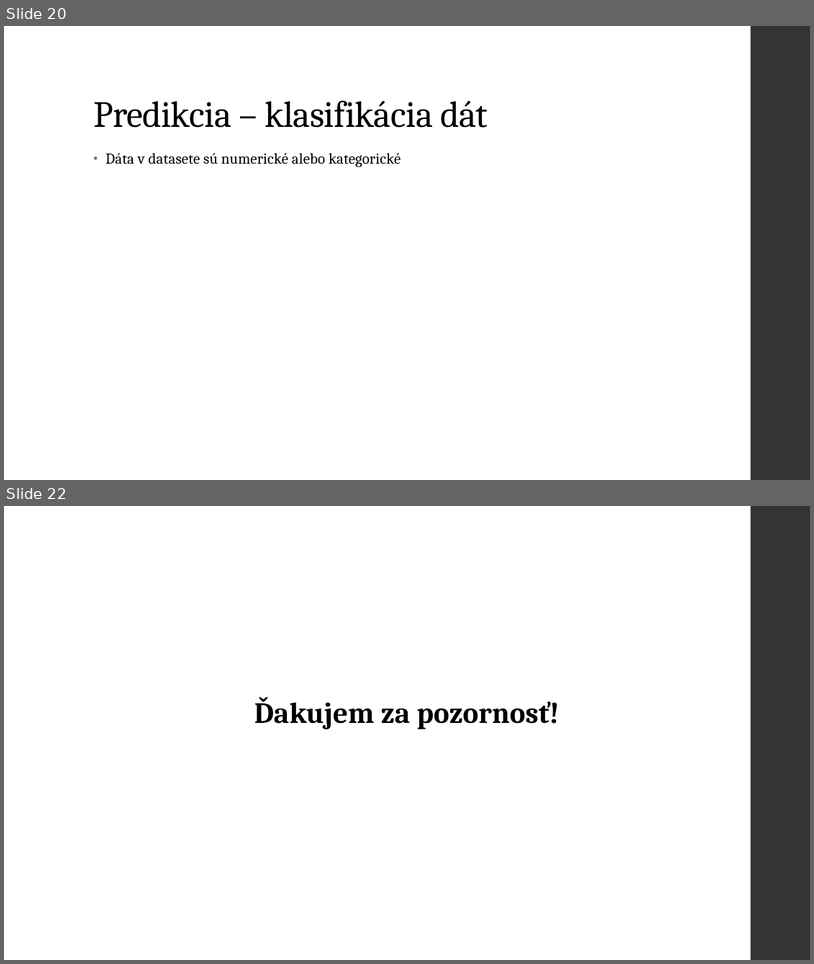
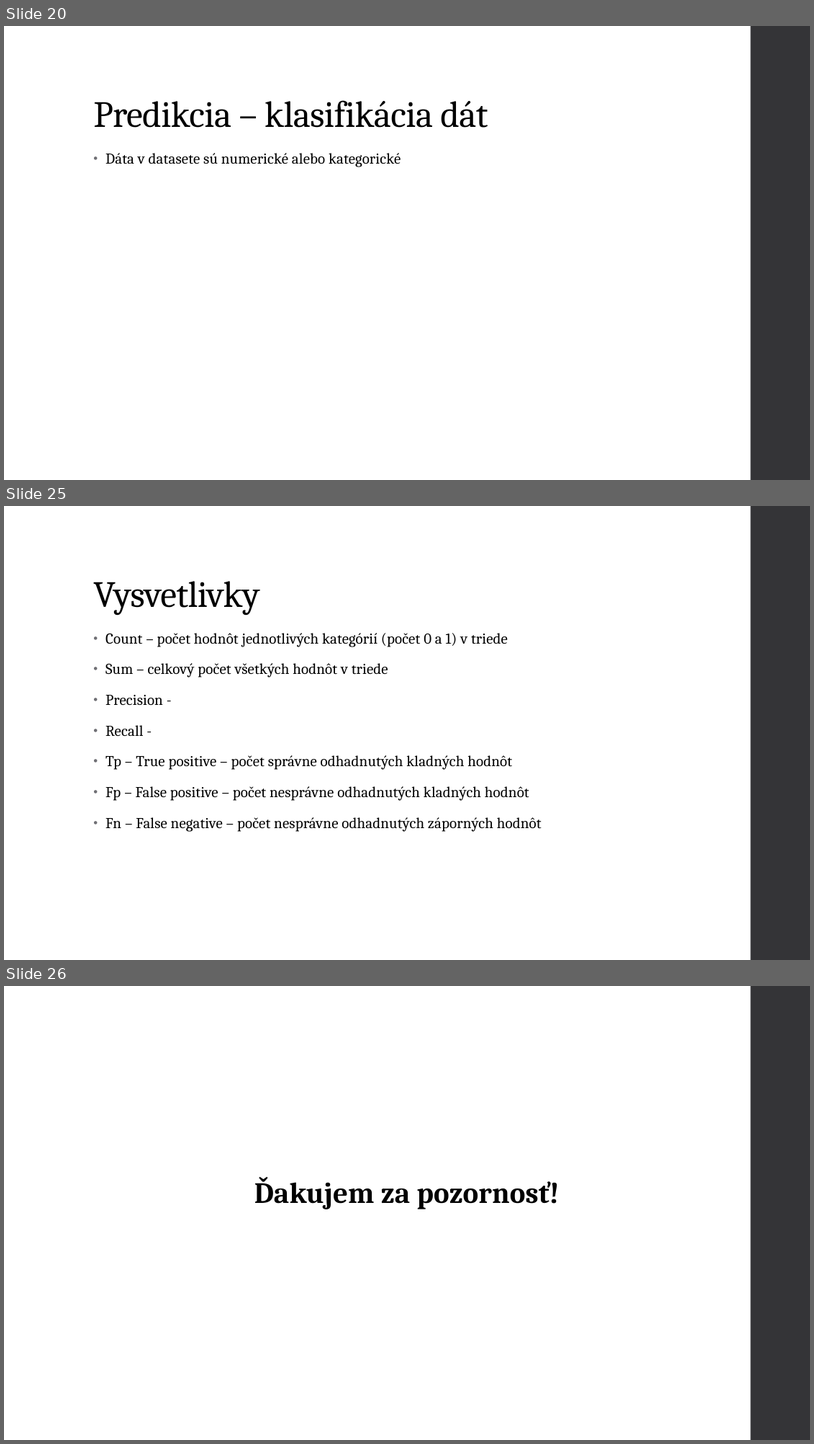
Before and after one commit to mvanko/Vanko_Martin_NS2021, a slide deck: Vanko Martin Predikcia zlyhania srdca.pptx. Shown one above the other, each under a label of ours: slides 20 and 22 before the commit, slides 20, 25 and 26 after it; the slides between them are not shown. The pictures are 814x964 and 814x1444 pixels, drawn with LibreOffice and Linux fonts; fonts in the diff are those of the drawing. Boxes give left, top, right and bottom in pixels: in the first picture for what was removed or moved away, otherwise in the second. Text is boxed around its words. In the diff, an @@ line names an element or a change of style, - is before the commit and + after.

```diff
--- a/Vanko Martin Predikcia zlyhania srdca.pptx
+++ b/Vanko Martin Predikcia zlyhania srdca.pptx
@@ slide 25 added at (4,506,810,960), background #FFFFFF; not listed: 1 template element that a slide beside it also shows @@
@@ title added at (93,581,260,615), 44 pt, text #000000 @@
+Vysvetlivky
@@ text added at (106,633,542,831), 18 pt, text #000000 @@
+• Count – počet hodnôt jednotlivých kategórií (počet 0 a 1) v triede
+• Sum – celkový počet všetkých hodnôt v triede
+• Precision -
+• Recall -
+• Tp – True positive – počet správne odhadnutých kladných hodnôt
+• Fp – False positive – počet nesprávne odhadnutých kladných hodnôt
+• Fn – False negative – počet nesprávne odhadnutých záporných hodnôt
@@ what was slide 22 is now slide 26 @@
```
Also in this commit, not shown: 3 other slides added, 1 other file.
